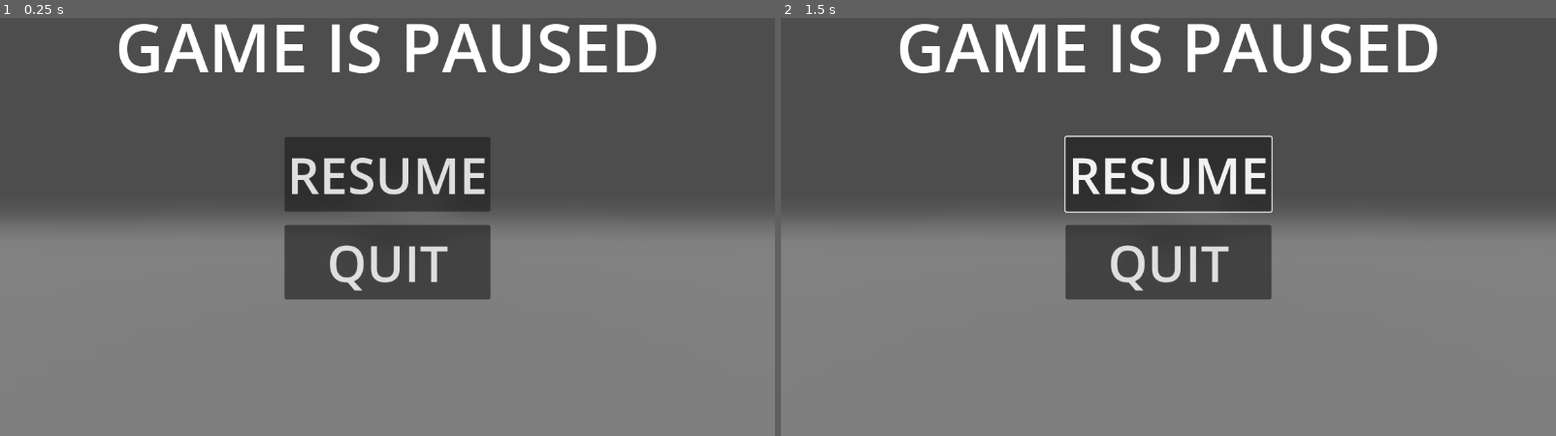
Above: before the commit, frames 1-2 (left to right).
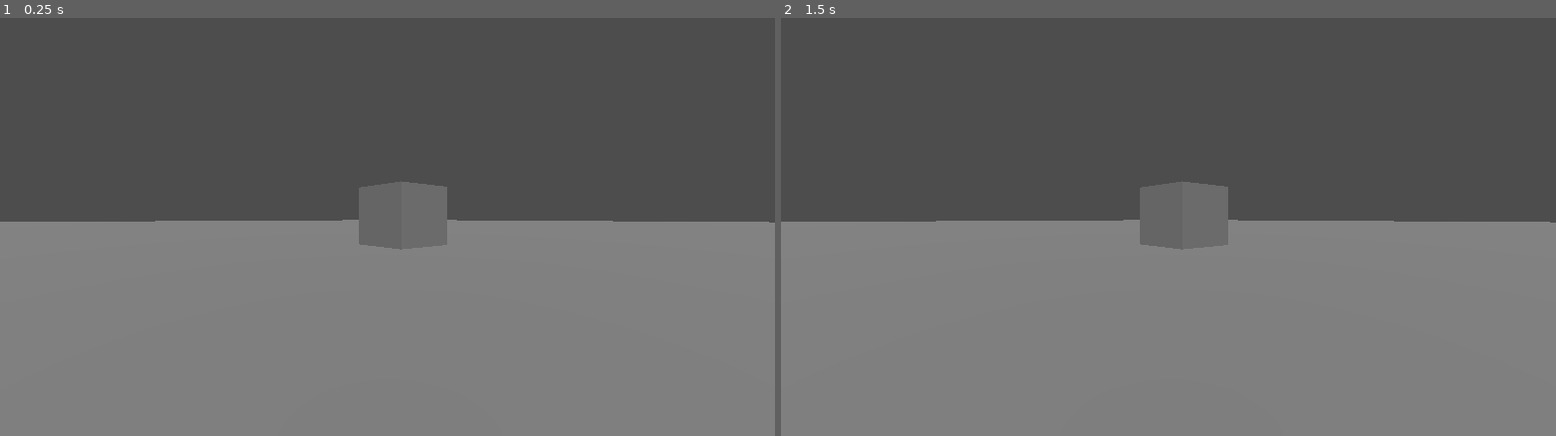
Above: after the commit, the same moments.

Repository: StrahovGameDev/StraHov
Game: Godot game, scene res://pause_menu/buff.tscn
Two runs of this game, one before a commit and one after it. Both use one fixed random seed, a clock stepped at 60 frames per second and the inputs below. This scene is started directly instead of the project's main scene.
Inputs (mouse positions are in pixels of both pictures, inside the frame that each line leads up to):
- Up to frame 1 (0.25 s): no input
- Up to frame 2 (1.5 s): click (1168, 172) at 0.5 s, where only the run before the commit has a clickable "RESUME"; tap Enter (enter) at 1.25 s; move the mouse to (1339, 197) at 1.27 s; hold D (right) from 1.28 s (still down); hold E (accept) from 1.28 s (still down)

The runs differ from the first frame. In frame 1, 13% of the frame differs, in the area x 0-100%, y 1-68%; in frame 2, 13%.

Commit message:
PS: working version of pause menu with visuals and scripts

Diff:
--- /dev/null
+++ b/pause_menu/pause.gd
@@ -0,0 +1,18 @@
+extends Control
+
+func _ready() -> void:
+	$"..".visible = false
+
+func _input(event: InputEvent) -> void:
+	if event.is_action_pressed("pause"):
+		get_tree().paused = true
+		$"..".visible = true
+		Input.set_mouse_mode(Input.MOUSE_MODE_VISIBLE)
+
+func _on_resume_pressed() -> void:
+	get_tree().paused = false
+	$"..".visible = false
+	Input.set_mouse_mode(Input.MOUSE_MODE_CAPTURED)
+
+func _on_quit_pressed() -> void:
+	get_tree().quit()
--- a/pause_menu/pause_menu.tscn
+++ b/pause_menu/pause_menu.tscn
@@ -1,6 +1,7 @@
-[gd_scene load_steps=4 format=3 uid="uid://c07q3pntyj0fy"]
+[gd_scene load_steps=5 format=3 uid="uid://c07q3pntyj0fy"]
 
 [ext_resource type="Shader" uid="uid://d3axggsxnt2ng" path="res://pause_menu/pause_menu.gdshader" id="1_rd7dy"]
+[ext_resource type="Script" uid="uid://qx11yws8bubg" path="res://pause_menu/pause.gd" id="1_uwtdo"]
 
 [sub_resource type="ShaderMaterial" id="ShaderMaterial_uwtdo"]
 shader = ExtResource("1_rd7dy")
@@ -12,6 +13,7 @@
 [node name="pause_menu" type="CanvasLayer"]
 
 [node name="pause" type="Control" parent="."]
+process_mode = 3
 clip_contents = true
 layout_mode = 3
 anchors_preset = 15
@@ -19,6 +21,7 @@
 anchor_bottom = 1.0
 grow_horizontal = 2
 grow_vertical = 2
+script = ExtResource("1_uwtdo")
 
 [node name="blur" type="ColorRect" parent="pause"]
 material = SubResource("ShaderMaterial_uwtdo")
@@ -53,14 +56,18 @@
 layout_mode = 2
 text = "QUIT"
 
-[node name="Label" type="Label" parent="."]
+[node name="Label" type="Label" parent="pause"]
+layout_mode = 1
 anchors_preset = 5
 anchor_left = 0.5
 anchor_right = 0.5
-offset_left = -20.0
-offset_right = 20.0
-offset_bottom = 23.0
+offset_left = -405.0
+offset_right = 405.0
+offset_bottom = 137.0
 grow_horizontal = 2
 theme_override_font_sizes/font_size = 100
 text = "GAME IS PAUSED"
 horizontal_alignment = 1
+
+[connection signal="pressed" from="pause/VBoxContainer/resume" to="pause" method="_on_resume_pressed"]
+[connection signal="pressed" from="pause/VBoxContainer/quit" to="pause" method="_on_quit_pressed"]
Binary file removed: pause_menu/1000_F_373632956_aJtlxAujFMvYqnEEcN16d4PS9C4ypwyF.jpg
Not shown, removed: pause_menu/1000_F_373632956_aJtlxAujFMvYqnEEcN16d4PS9C4ypwyF.jpg.import
Not shown, added: pause_menu/pause.gd.uid
